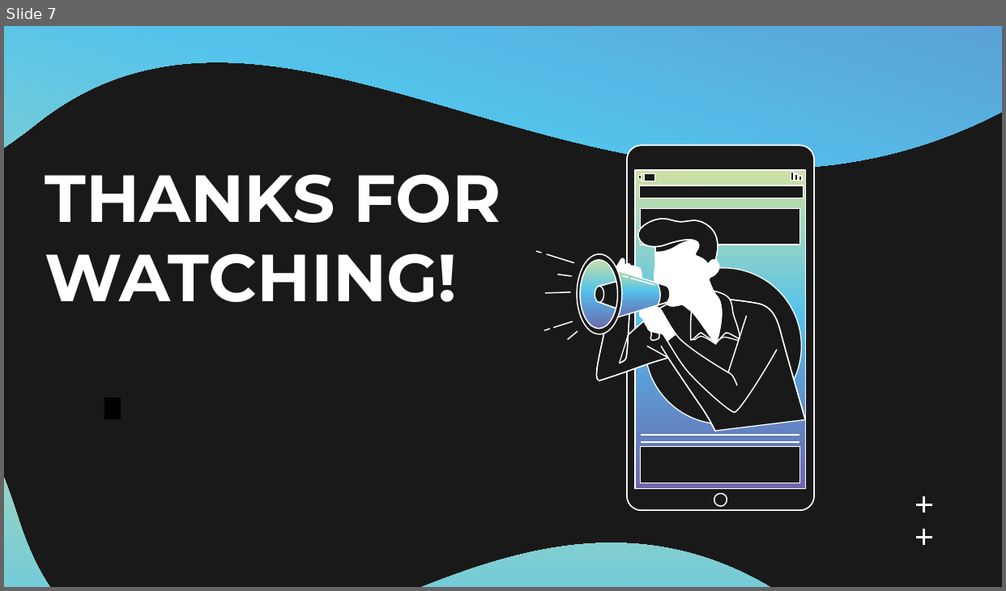
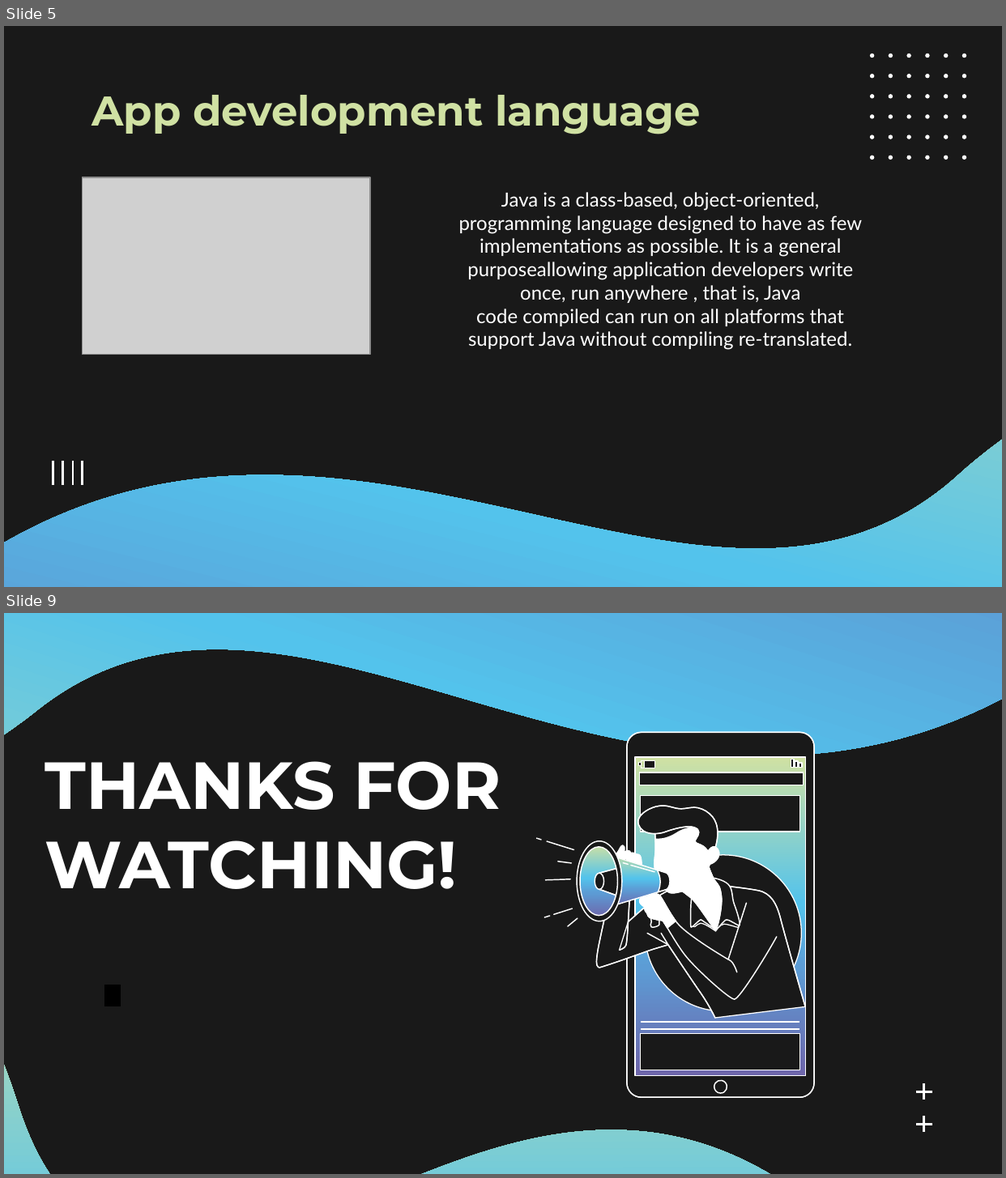
Before and after one commit to GD-Class-2/SaveMoneyTime, a slide deck: Báo cáo và Slide/slide-app-android-save-money.pptx. Shown one above the other, each under a label of ours: slide 7 before the commit, slides 5 and 9 after it; the slides between them are not shown. The pictures are 1006x591 and 1006x1178 pixels, drawn with LibreOffice and Linux fonts; fonts in the diff are those of the drawing; grey boxes stand for pictures. Boxes give left, top, right and bottom in pixels: in the first picture for what was removed or moved away, otherwise in the second. Text is boxed around its words. In the diff, an @@ line names an element or a change of style, - is before the commit and + after.

```diff
--- a/Báo cáo và Slide/slide-app-android-save-money.pptx
+++ b/Báo cáo và Slide/slide-app-android-save-money.pptx
@@ slide 5 added at box(4, 26, 1002, 587), background #191919 @@
@@ title added at box(92, 95, 701, 135), 30 pt, text #D0E1A3, bold @@
+App development language
@@ freeform shape added at box(4, 122, 1002, 587), fill gradient #D0E1A3 to #53C3EC to #5C9CD5 to #6E66AB @@
@@ group added at box(869, 53, 968, 161): 36 freeform shapes @@
@@ picture added at box(82, 177, 370, 354) @@
@@ subtitle added at box(459, 192, 862, 350), 14 pt, text #FFFFFF @@
+Java is a class-based, object-oriented, programming language designed to have as few implementations as possible. It is a general purposeallowing application developers write once, run anywhere , that is, Java code compiled can run on all platforms that support Java without compiling re-translated.
@@ group added at box(53, 461, 82, 485): 4 lines @@
@@ what was slide 7 is now slide 9 @@
```
Also in this commit, not shown: 2 slides changed, 5 other slides added, 4 slides removed, 1 other file.
